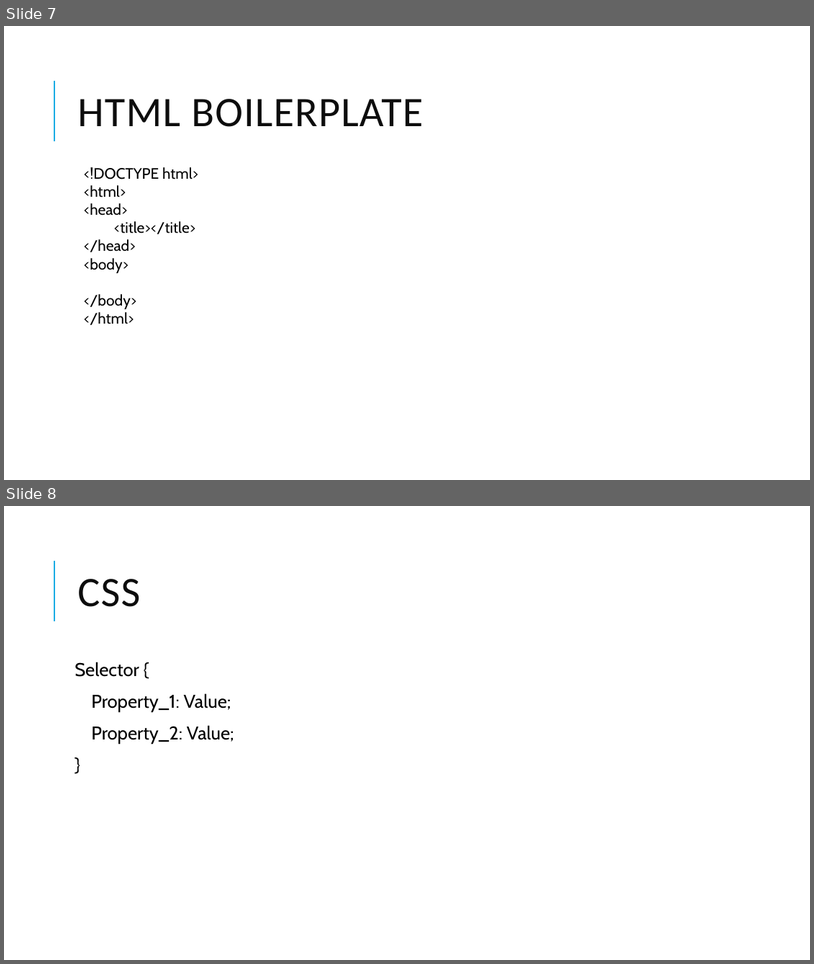
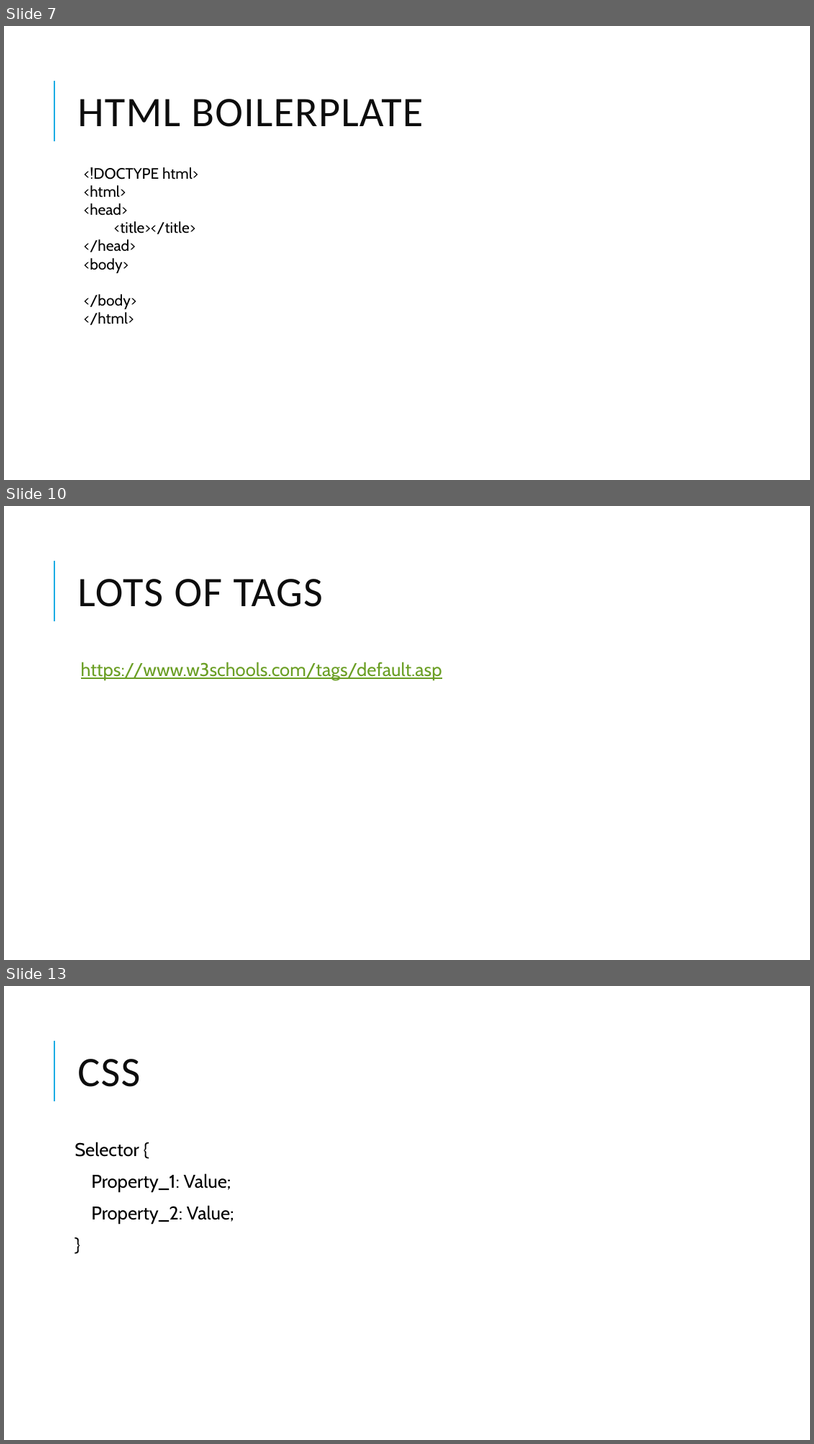
Before and after one commit to Will-Guthrie/HTML-Presentation, a slide deck: HTML and CSS.pptx. Shown one above the other, each under a label of ours: slides 7 and 8 before the commit, slides 7, 10 and 13 after it; the slides between them are not shown. The pictures are 814x964 and 814x1444 pixels, drawn with LibreOffice and Linux fonts; fonts in the diff are those of the drawing. Boxes give left, top, right and bottom in pixels: in the first picture for what was removed or moved away, otherwise in the second. Text is boxed around its words. In the diff, an @@ line names an element or a change of style, - is before the commit and + after.

```diff
--- a/HTML and CSS.pptx
+++ b/HTML and CSS.pptx
@@ slide 10 added at (x1=4, y1=506, x2=810, y2=960), background #FFFFFF; not listed: 1 template element that a slide beside it also shows @@
@@ title added at (x1=77, y1=579, x2=323, y2=607), 50 pt, text #0D0D0D @@
+LOTS OF TAGS
@@ text added at (x1=81, y1=662, x2=442, y2=680), 22 pt, text #6B9F25, underline @@
+  https://www.w3schools.com/tags/default.asp
@@ what was slide 8 is now slide 13 @@
```
Also in this commit, not shown: 4 other slides added.
